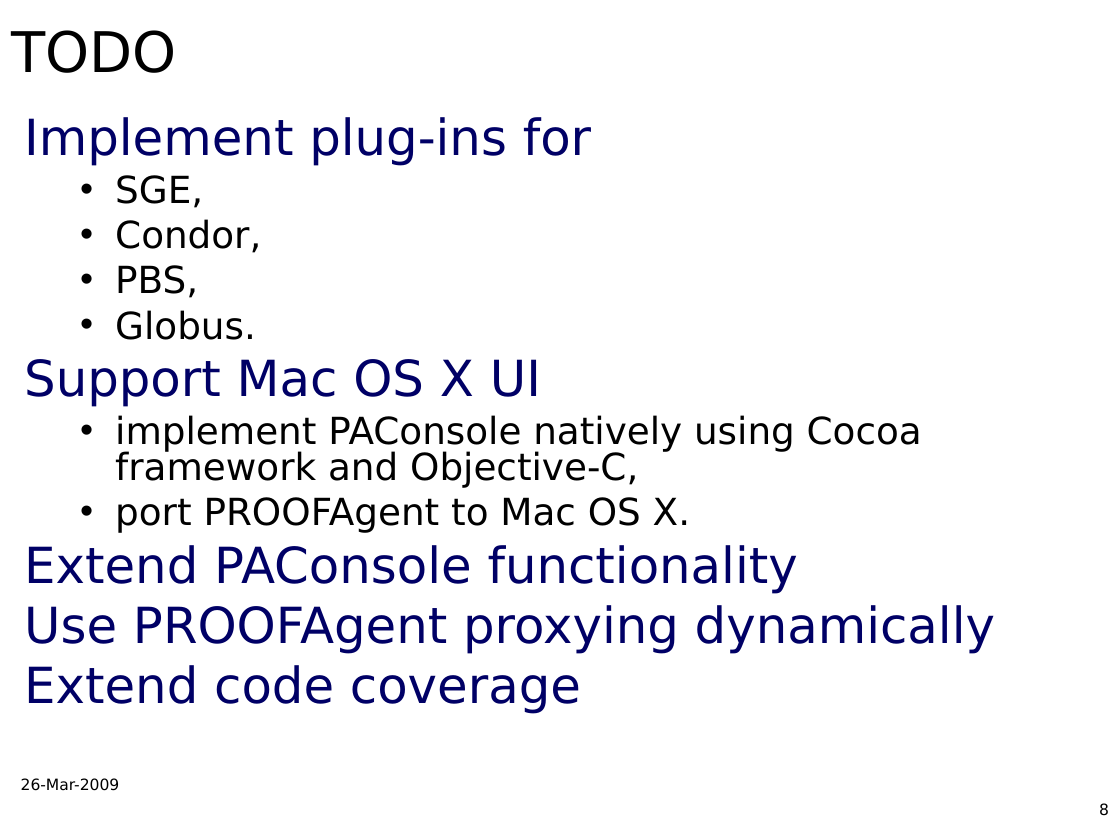
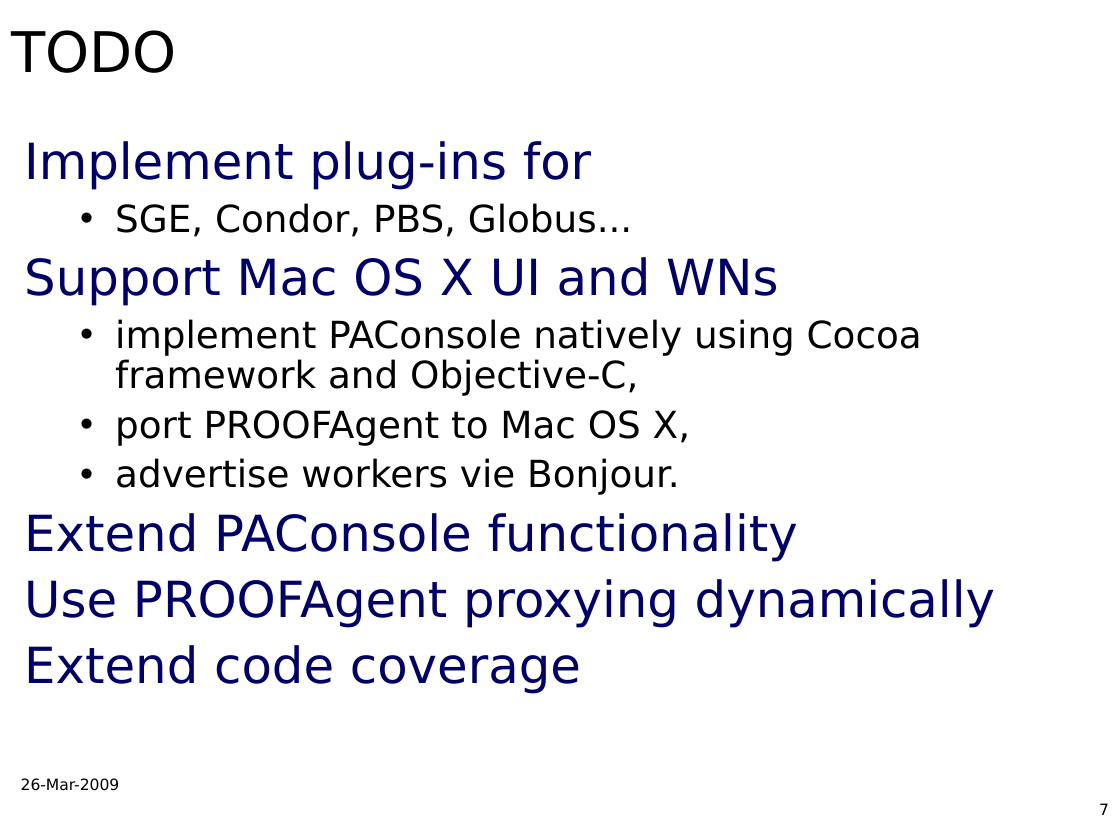
Before and after one commit to AnarManafov/PoDDocumentation, a slide deck: slide 7 of CHEP/CHEP2009/CHEP2009-PoD-AnarManafov.ppt (slide 8 before the commit). Drawn at 1120x840 pixels with LibreOffice and Linux fonts; fonts in the diff are those of the drawing; background and template pictures are left out. Boxes give left, top, right and bottom in pixels: in the first picture for what was removed or moved away, otherwise in the second. Text is boxed around its words. In the diff, an @@ line names an element or a change of style, - is before the commit and + after.

```diff
--- a/CHEP/CHEP2009/CHEP2009-PoD-AnarManafov.ppt
+++ b/CHEP/CHEP2009/CHEP2009-PoD-AnarManafov.ppt
@@ text at (24, 141, 995, 694): line spacing 0.8 to 0.9 @@
@@ text at (24, 203, 778, 306): text changed @@
-  • SGE,
-  • Condor,
-  • PBS,
-  • Globus.
-Support Mac OS X UI
+  • SGE, Condor, PBS, Globus...
+Support Mac OS X UI and WNs
@@ text at (115, 410, 690, 495): text changed @@
-  • port PROOFAgent to Mac OS X.
+  • port PROOFAgent to Mac OS X,
+  • advertise workers vie Bonjour.
@@ page number at (1099, 803, 1109, 815): text changed @@
-8
+7
```
Also in this commit, not shown: 3 other slides changed, 1 slide removed.
